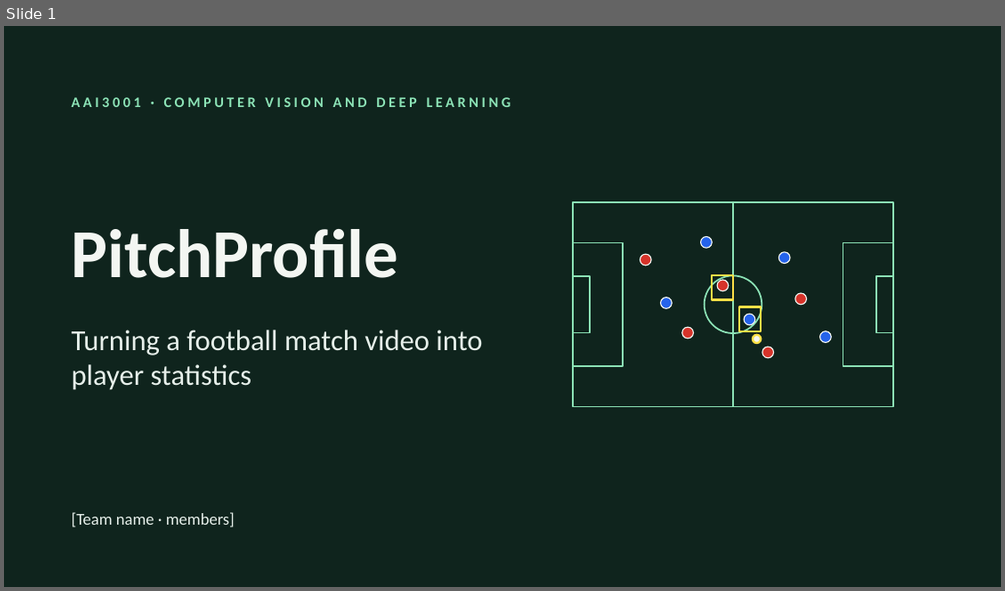
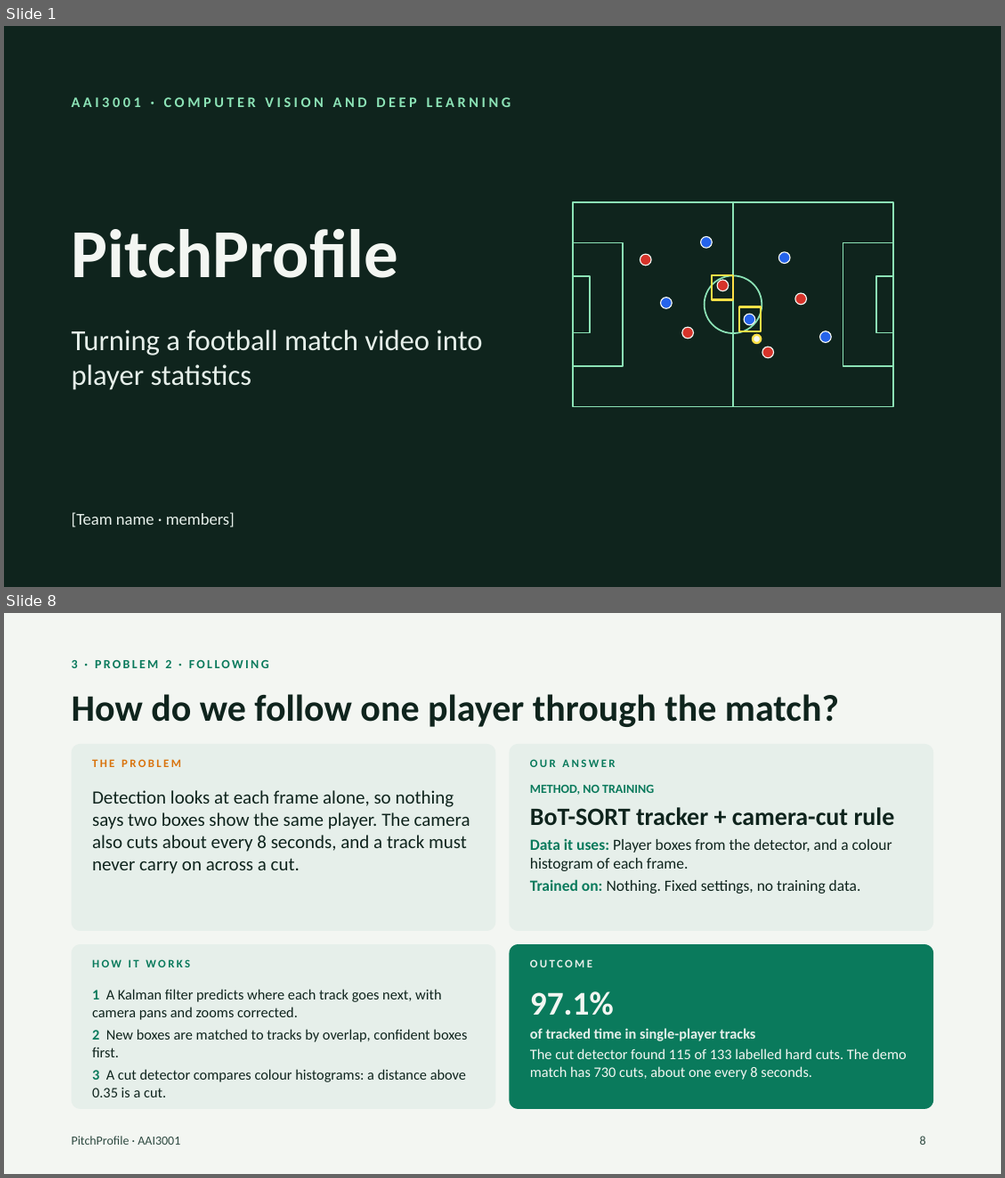
Before and after one commit to havochadi/AIFootballProfiler, a slide deck: Documentation/PitchProfile_Presentation.pptx. Shown one above the other, each under a label of ours: slide 1 before the commit, slides 1 and 8 after it; the slides between them are not shown. The pictures are 1005x591 and 1005x1178 pixels, drawn with LibreOffice and Linux fonts; fonts in the diff are those of the drawing. Boxes give left, top, right and bottom in pixels: in the first picture for what was removed or moved away, otherwise in the second. Text is boxed around its words. In the diff, an @@ line names an element or a change of style, - is before the commit and + after.

```diff
--- a/Documentation/PitchProfile_Presentation.pptx
+++ b/Documentation/PitchProfile_Presentation.pptx
@@ slide 8 added at (4,613,1001,1174), background #F3F6F2 @@
@@ text added at (72,660,269,668), 12 pt, text #0A7A5C, bold @@
+3 · PROBLEM 2 · FOLLOWING
@@ title added at (72,694,839,727), 36 pt, text #0F241D, bold @@
+How do we follow one player through the match?
@@ rounded rectangle added at (72,744,495,931), fill #E6EFEA @@
@@ rounded rectangle added at (509,744,933,931), fill #E6EFEA @@
@@ text added at (92,759,181,767), 11 pt, text #D9730D, bold @@
+THE PROBLEM
@@ text added at (530,759,615,767), 11 pt, text #0A7A5C, bold @@
+OUR ANSWER
@@ text added at (92,790,470,874), 18 pt, text #0F241D @@
+Detection looks at each frame alone, so nothing says two boxes show the same player. The camera also cuts about every 8 seconds, and a track must never carry on across a cut.
@@ text added at (530,785,895,893), 15 pt, text #0F241D @@
+METHOD, NO TRAINING
+BoT-SORT tracker + camera-cut rule
+Data it uses: Player boxes from the detector, and a colour histogram of each frame.
+Trained on: Nothing. Fixed settings, no training data.
@@ rounded rectangle added at (72,944,495,1109), fill #E6EFEA @@
@@ text added at (92,959,190,967), 11 pt, text #0A7A5C, bold @@
+HOW IT WORKS
@@ rounded rectangle added at (509,944,933,1109), fill #0A7A5C @@
@@ text added at (530,959,592,967), 11 pt, text #E6EFEA, bold @@
+OUTCOME
@@ text added at (92,989,467,1097), 14 pt, text #0F241D @@
+1 A Kalman filter predicts where each track goes next, with camera pans and zooms corrected.
+2 New boxes are matched to tracks by overlap, confident boxes first.
+3 A cut detector compares colour histograms: a distance above 0.35 is a cut.
@@ text added at (530,991,906,1079), 14 pt, text #F3F6F2 @@
+97.1%
+of tracked time in single-player tracks
+The cut detector found 115 of 133 labelled hard cuts. The demo match has 730 cuts, about one every 8 seconds.
@@ text added at (72,1135,180,1144), 12 pt, text #2E4A41 @@
+PitchProfile · AAI3001
@@ page number added at (920,1135,926,1144), 12 pt, text #2E4A41 @@
+8
```
Also in this commit, not shown: 5 slides changed, 27 other slides added, 2 slides removed, 1 other file.
